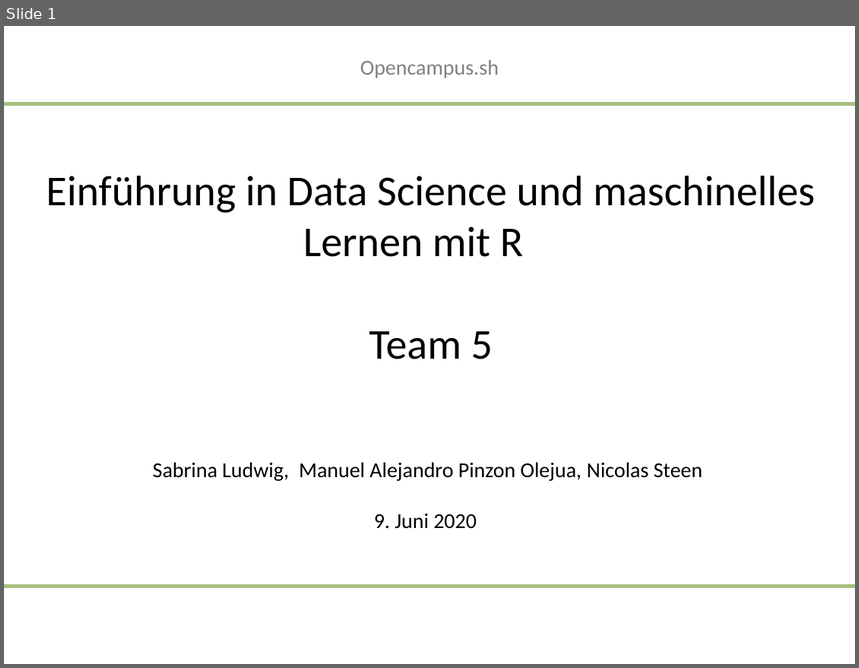
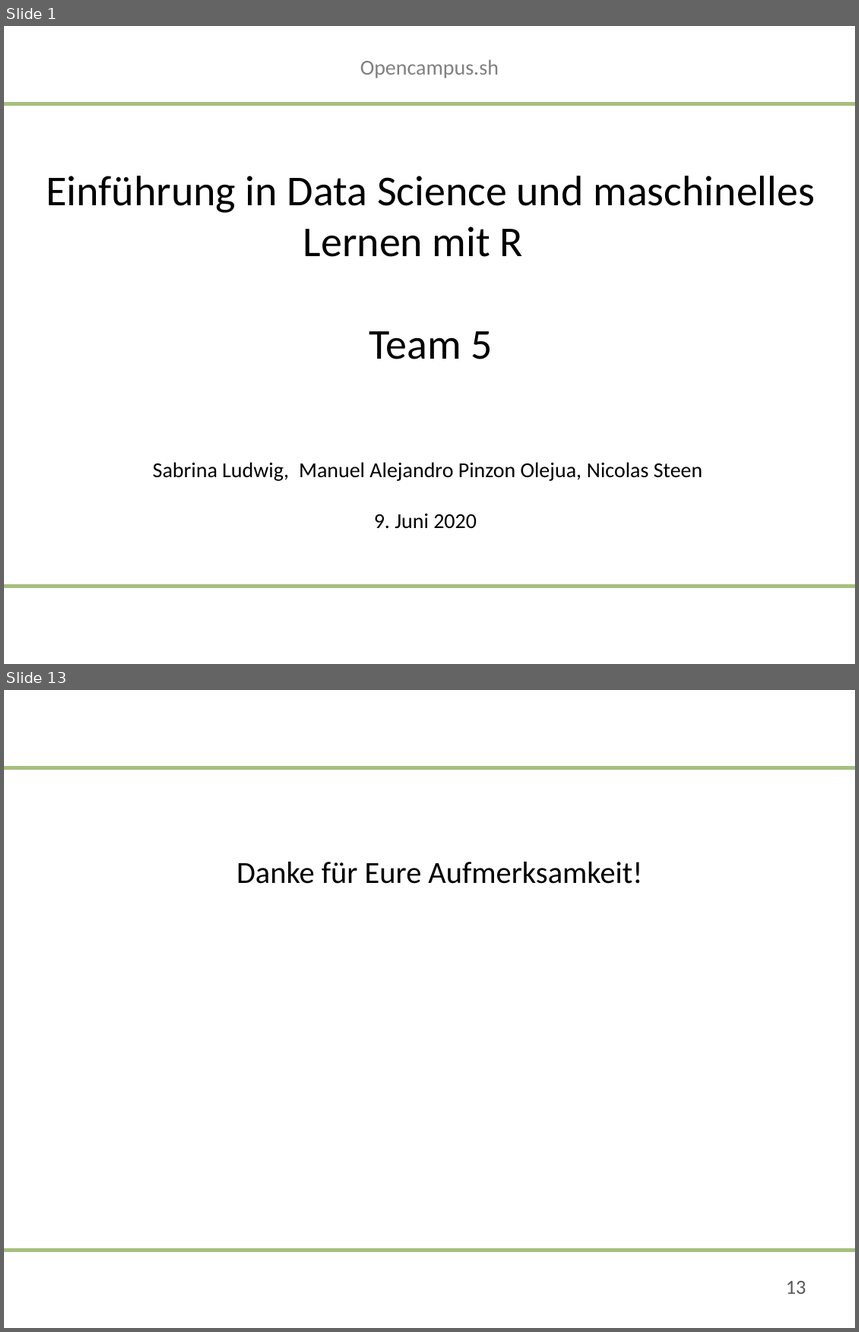
Before and after one commit to saludwig26/Data-science-Team-5-1, a slide deck: 09-06-2020-Präsentation_Team 5.pptx. Shown one above the other, each under a label of ours: slide 1 before the commit, slides 1 and 13 after it; the slides between them are not shown. The pictures are 859x668 and 859x1332 pixels, drawn with LibreOffice and Linux fonts; fonts in the diff are those of the drawing; background and template pictures are left out. Boxes give left, top, right and bottom in pixels: in the first picture for what was removed or moved away, otherwise in the second. Text is boxed around its words. In the diff, an @@ line names an element or a change of style, - is before the commit and + after.

```diff
--- a/09-06-2020-Präsentation_Team 5.pptx
+++ b/09-06-2020-Präsentation_Team 5.pptx
@@ slide 13 added at (4,690,855,1328), background #FFFFFF; not listed: 2 template elements that a slide beside it also shows @@
@@ title added at (237,862,642,884), 26 pt, text #000000 @@
+Danke für Eure Aufmerksamkeit!
@@ rectangle added at (14,1257,222,1317), fill #FFFFFF, outline #FFFFFF 2 pt @@
@@ page number added at (786,1281,807,1294), 17 pt, text #595959 @@
+13
```
Also in this commit, not shown: 8 slides changed, 3 other slides added, 8 slides removed.
